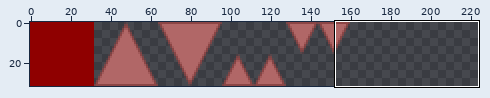
Sprite sheet, stored at assets/DamageTileset.png. Above, an overview of the earlier version with the close-up marked.
Close-up. Earlier state:
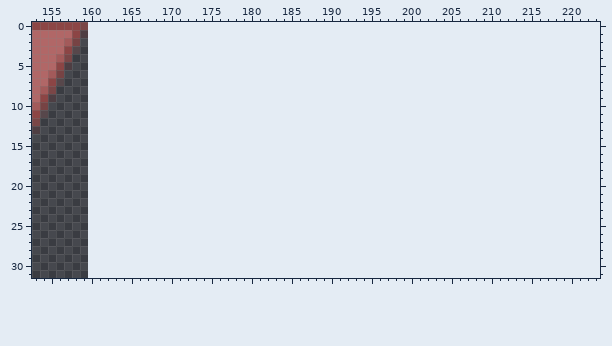
The file is 160x32 pixels. Colours within 5 levels of each other are drawn and written as one. Shown: x 153..223, y 0..31. The old version is drawn lined up with the new one, on the new canvas.
Once edited:
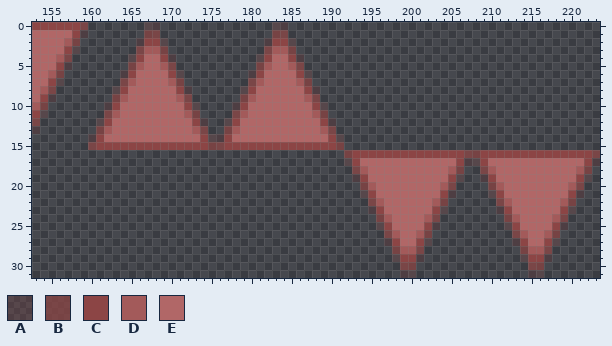
Palette (. is transparent): A #8b444440  B #8c4545bf  C #8c4545  D #a35a5a  E #b16767
The exact change:
canvas 160x32 -> 224x32
@@ x 153..223 @@
- 0 CCCCCCB................................................................
- 1 EEEEECA................................................................
- 2 EEEEDB.................................................................
- 3 EEEECA.................................................................
- 4 EEEDB..................................................................
- 5 EEECA..................................................................
- 6 EEDB...................................................................
- 7 EECA...................................................................
- 8 EDB....................................................................
- 9 ECA....................................................................
-10 DB.....................................................................
-11 CA.....................................................................
-12 B......................................................................
-13 A......................................................................
-14 .......................................................................
-15 .......................................................................
-16 .......................................................................
-17 .......................................................................
-18 .......................................................................
-19 .......................................................................
-20 .......................................................................
-21 .......................................................................
-22 .......................................................................
-23 .......................................................................
-24 .......................................................................
-25 .......................................................................
-26 .......................................................................
-27 .......................................................................
-28 .......................................................................
-29 .......................................................................
-30 .......................................................................
-31 .......................................................................
+ 0 CCCCCCB.......AA..............AA.......................................
+ 1 EEEEECA.......BB..............BB.......................................
+ 2 EEEEDB.......ACCA............ACCA......................................
+ 3 EEEECA.......BDDB............BDDB......................................
+ 4 EEEDB.......ACEECA..........ACEECA.....................................
+ 5 EEECA.......BDEEDB..........BDEEDB.....................................
+ 6 EEDB.......ACEEEECA........ACEEEECA....................................
+ 7 EECA.......BDEEEEDB........BDEEEEDB....................................
+ 8 EDB.......ACEEEEEECA......ACEEEEEECA...................................
+ 9 ECA.......BDEEEEEEDB......BDEEEEEEDB...................................
+10 DB.......ACEEEEEEEECA....ACEEEEEEEECA..................................
+11 CA.......BDEEEEEEEEDB....BDEEEEEEEEDB..................................
+12 B.......ACEEEEEEEEEECA..ACEEEEEEEEEECA.................................
+13 A.......BDEEEEEEEEEEDB..BDEEEEEEEEEEDB.................................
+14 .......ACEEEEEEEEEEEECAACEEEEEEEEEEEECA................................
+15 .......BCCCCCCCCCCCCCCBBCCCCCCCCCCCCCCB................................
+16 .......................................BCCCCCCCCCCCCCCBBCCCCCCCCCCCCCCB
+17 .......................................ACEEEEEEEEEEEECAACEEEEEEEEEEEECA
+18 ........................................BDEEEEEEEEEEDB..BDEEEEEEEEEEDB.
+19 ........................................ACEEEEEEEEEECA..ACEEEEEEEEEECA.
+20 .........................................BDEEEEEEEEDB....BDEEEEEEEEDB..
+21 .........................................ACEEEEEEEECA....ACEEEEEEEECA..
+22 ..........................................BDEEEEEEDB......BDEEEEEEDB...
+23 ..........................................ACEEEEEECA......ACEEEEEECA...
+24 ...........................................BDEEEEDB........BDEEEEDB....
+25 ...........................................ACEEEECA........ACEEEECA....
+26 ............................................BDEEDB..........BDEEDB.....
+27 ............................................ACEECA..........ACEECA.....
+28 .............................................BDDB............BDDB......
+29 .............................................ACCA............ACCA......
+30 ..............................................BB..............BB.......
+31 ..............................................AA..............AA.......
